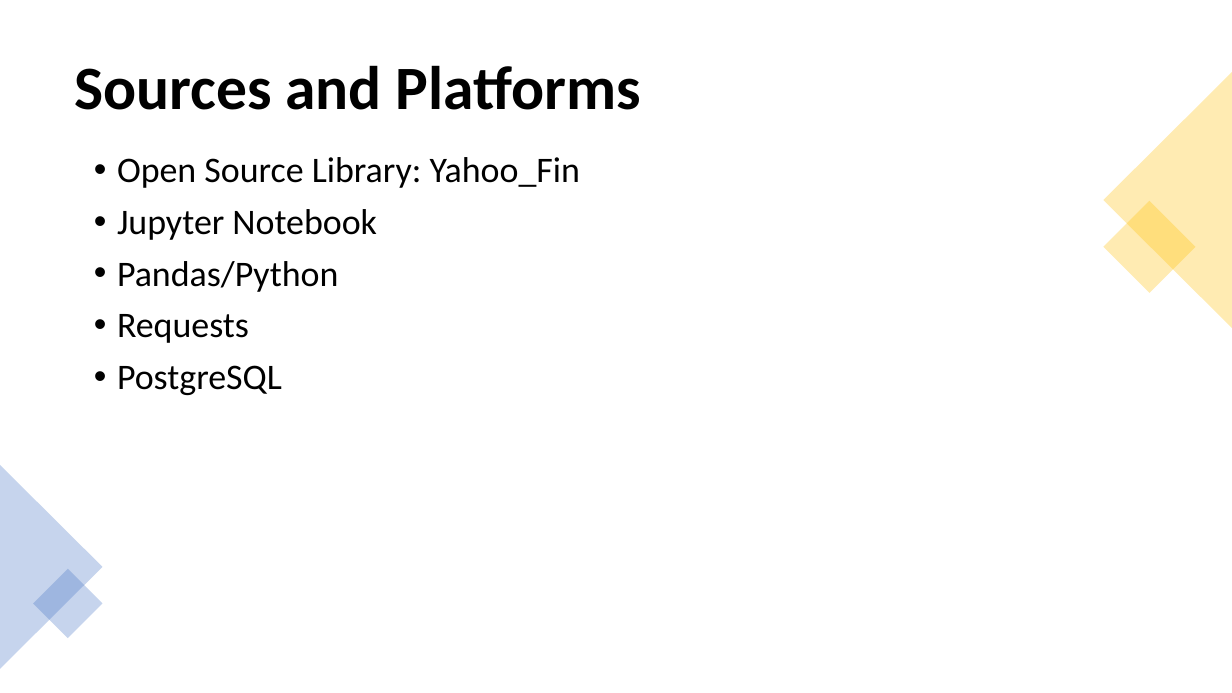
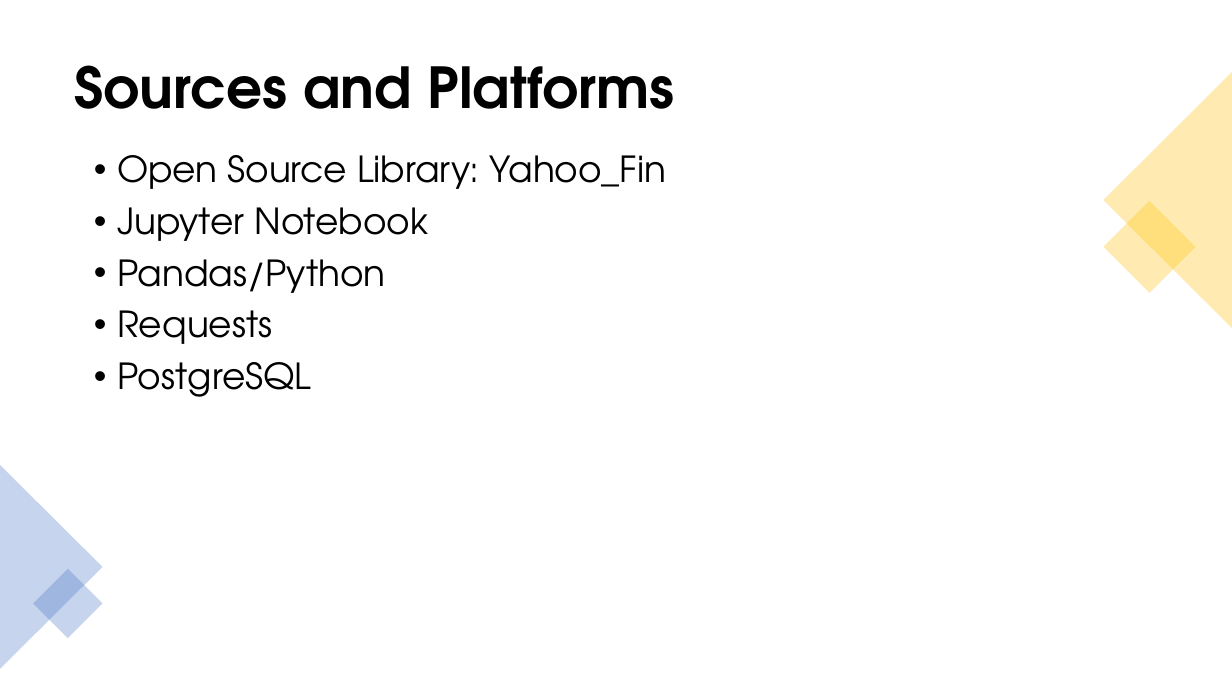
Before and after one commit to V-Villagomez/ETL-Stock-Trends, a slide deck: slide 3 of diagrams/Stock Trends ETL Process.pptx. Drawn at 1232x693 pixels with LibreOffice and Linux fonts; fonts in the diff are those of the drawing. Boxes give left, top, right and bottom in pixels: in the first picture for what was removed or moved away, otherwise in the second. Text is boxed around its words. In the diff, an @@ line names an element or a change of style, - is before the commit and + after.

```diff
--- a/diagrams/Stock Trends ETL Process.pptx
+++ b/diagrams/Stock Trends ETL Process.pptx
@@ title "Sources and Platforms" at (74, 65, 675, 109): size 48 to 44 pt, font Calibri to TeX Gyre Adventor @@
@@ text "Open Source Library: Yahoo_Fin" at (117, 155, 667, 397): font Calibri to TeX Gyre Adventor @@
```
Also in this commit, not shown: 9 other slides changed.
